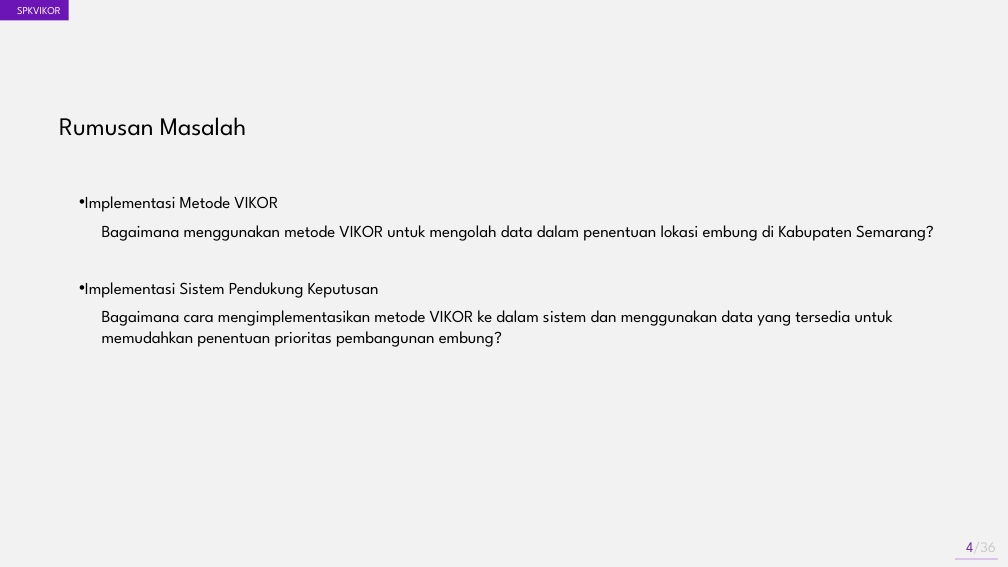
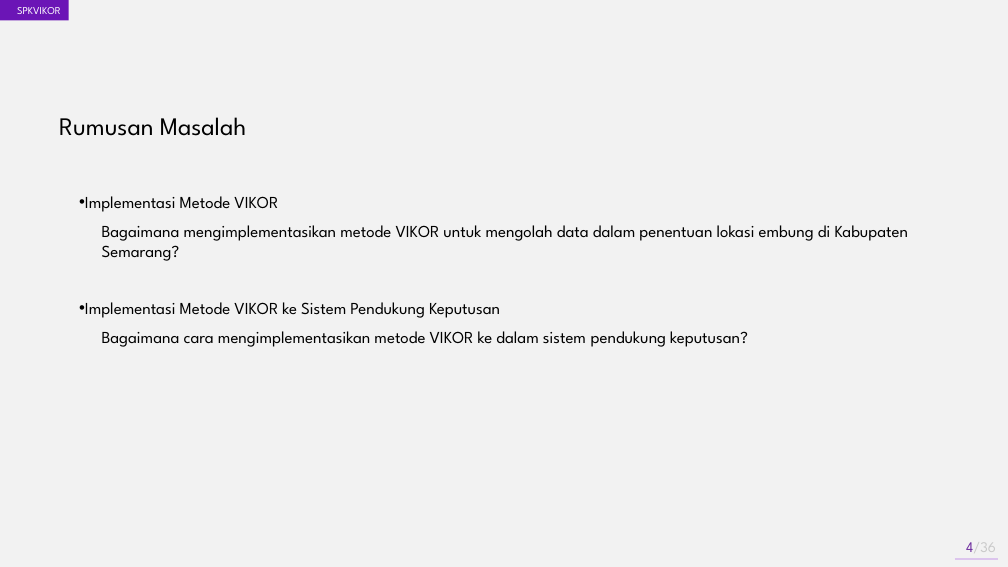
Before and after one commit to akhmadali7/TugasAkhir, a slide deck: slide 4 of PPT - TA - Akhmad Ali Sajidin.pptx. Drawn at 1008x567 pixels with LibreOffice and Linux fonts; fonts in the diff are those of the drawing. Boxes give left, top, right and bottom in pixels: in the first picture for what was removed or moved away, otherwise in the second. Text is boxed around its words. In the diff, an @@ line names an element or a change of style, - is before the commit and + after.

```diff
--- a/PPT - TA - Akhmad Ali Sajidin.pptx
+++ b/PPT - TA - Akhmad Ali Sajidin.pptx
@@ text at [85, 225, 909, 347]: text changed @@
-Bagaimana menggunakan metode VIKOR untuk mengolah data dalam penentuan lokasi embung di Kabupaten Semarang?
-• Implementasi Sistem Pendukung Keputusan
-Bagaimana cara mengimplementasikan metode VIKOR ke dalam sistem dan menggunakan data yang tersedia untuk memudahkan penentuan prioritas pembangunan embung?
+Bagaimana mengimplementasikan metode VIKOR untuk mengolah data dalam penentuan lokasi embung di Kabupaten Semarang?
+• Implementasi Metode VIKOR ke Sistem Pendukung Keputusan
+Bagaimana cara mengimplementasikan metode VIKOR ke dalam sistem pendukung keputusan?
```
Also in this commit, not shown: 8 other slides changed, 31 other files.
